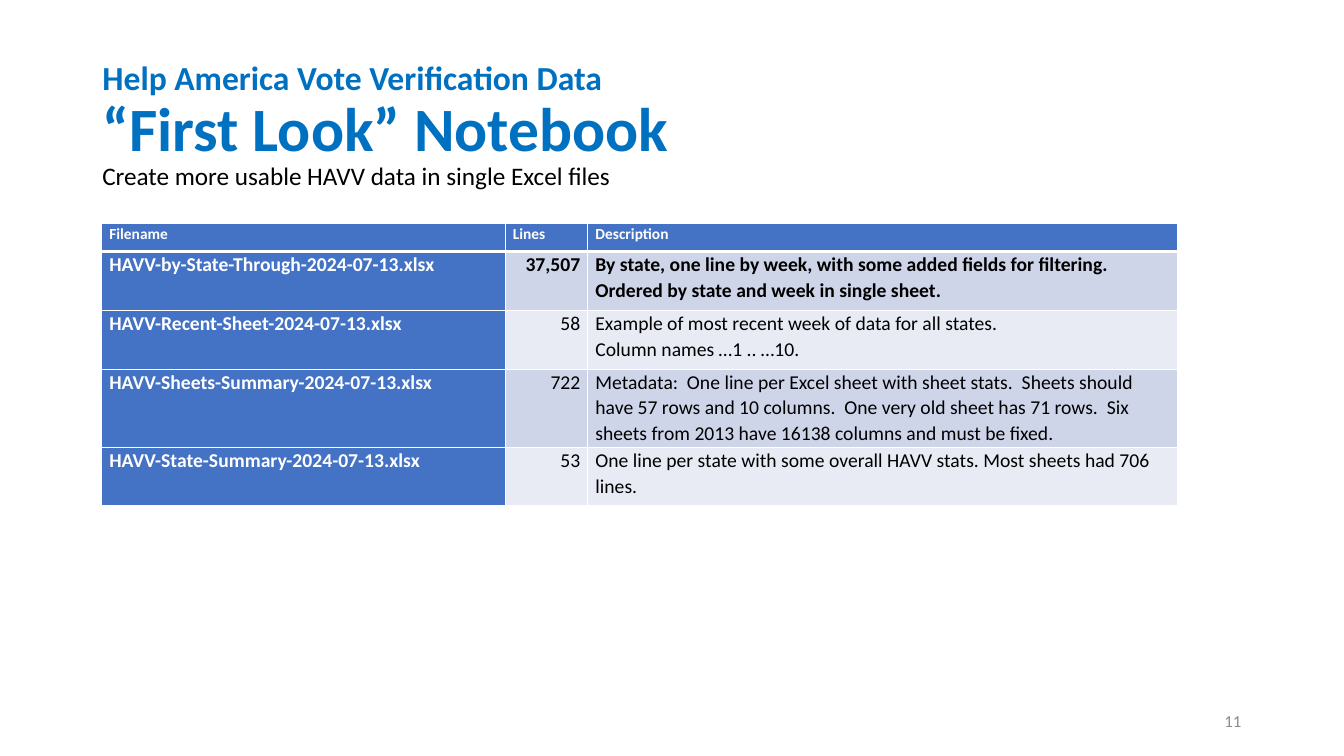
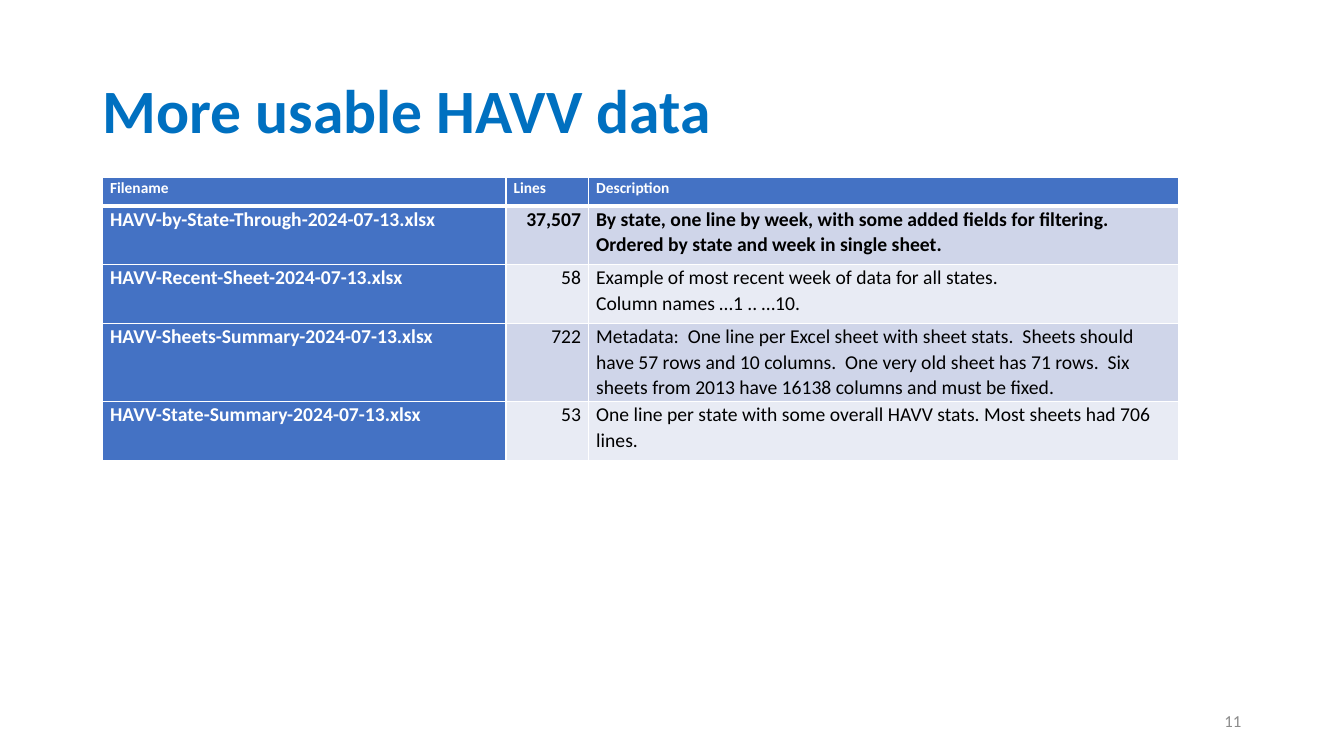
Before and after one commit to EarlGlynn/HAVV-analysis, a slide deck: slide 11 of HAVV-Analysis-2024-07-23.pptx. Drawn at 1344x756 pixels with LibreOffice and Linux fonts; fonts in the diff are those of the drawing. Boxes give left, top, right and bottom in pixels: in the first picture for what was removed or moved away, otherwise in the second. Text is boxed around its words. In the diff, an @@ line names an element or a change of style, - is before the commit and + after.

```diff
--- a/HAVV-Analysis-2024-07-23.pptx
+++ b/HAVV-Analysis-2024-07-23.pptx
@@ title at (x1=102, y1=89, x2=710, y2=134): text changed; size 24 to 44 pt @@
-Help America Vote Verification Data
-“First Look” Notebook
+More usable HAVV data
@@ text removed at (x1=102, y1=167, x2=609, y2=190) @@
-Create more usable HAVV data in single Excel files
@@ table moved from (x1=102, y1=223, x2=1178, y2=506) to (x1=103, y1=177, x2=1179, y2=461) @@
```
Also in this commit, not shown: 8 other slides changed, 1 other file.
